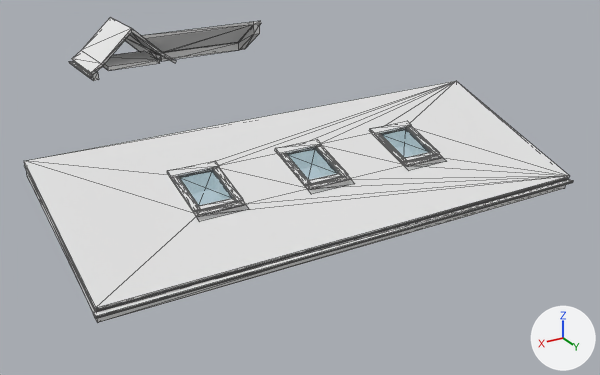
The glTF model WebApps/ValeVision3D/80__Testing__PrototypeEnvironment/TestEnv__GlbFiles/NP03__Storey__GroundFloor__ProposedRoofs__MeshModel__.glb as it was, and as the next commit left it.
Before and after are seen from a camera (50 mm lens) standing at (11.94, 22.76, 8.05) and looking at (3.33, 8.4, 0.87). The lights are fixed; the arrows at lower right show +X, +Y and +Z. The older version comes first. Mesh edges are drawn as thin lines. Vertices at exactly the same position are counted once.

Objects in the first picture: '23__ProposedBuilding__Roofs::Default', '23__ProposedBuilding__Roofs::MAT101__Glass__ClearDefault'.
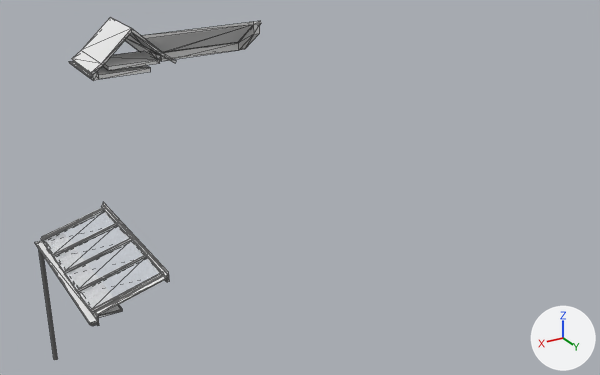
Boxes (x1, y1, x2, y2) around the edits, measured in the pictures (600 x 375 px):
'23__ProposedBuilding__Roofs::Default', reshaped (59% narrower, 12% taller)
    before: (24, 17, 573, 323)
    after: (35, 17, 261, 360)
'23__ProposedBuilding__Roofs::MAT101__Glass__ClearDefault', reshaped (52% narrower, 31% taller)
    before: (179, 129, 430, 206)
    after: (42, 210, 161, 311)
part 1 of me_mesh_0_23__proposedbuilding__roofs__default, added
    after: (97, 65, 151, 79)
part 2 of me_mesh_0_23__proposedbuilding__roofs__default, added
    after: (39, 250, 58, 360)
part 3 of me_mesh_0_23__proposedbuilding__roofs__default, added
    after: (41, 208, 166, 326)
part 4 of me_mesh_0_23__proposedbuilding__roofs__default, added
    after: (98, 305, 123, 318)
part 5 of me_mesh_0_23__proposedbuilding__roofs__default, added
    after: (35, 241, 98, 326)
part 6 of me_mesh_0_23__proposedbuilding__roofs__default, added
    after: (77, 254, 147, 292)
part 7 of me_mesh_0_23__proposedbuilding__roofs__default, added
    after: (64, 237, 132, 273)
part 8 of me_mesh_0_23__proposedbuilding__roofs__default, added
    after: (52, 222, 118, 256)
part 9 of me_mesh_0_23__proposedbuilding__roofs__default, cut back
    before: (24, 81, 573, 323)
    after: (101, 202, 169, 282)
part 10 of me_mesh_1_23__proposedbuilding__roofs__mat101__glass__cleardefault, cut back
    before: (179, 170, 232, 206)
    after: (42, 210, 161, 311)
part 11 of me_mesh_1_23__proposedbuilding__roofs__mat101__glass__cleardefault, deleted
    before: (381, 129, 430, 158)
part 12 of me_mesh_1_23__proposedbuilding__roofs__mat101__glass__cleardefault, deleted
    before: (287, 148, 337, 180)

Diff of the bpy script that builds the scene:
```diff
--- a/WebApps/ValeVision3D/80__Testing__PrototypeEnvironment/TestEnv__GlbFiles/NP03__Storey__GroundFloor__ProposedRoofs__MeshModel__.glb.py
+++ b/WebApps/ValeVision3D/80__Testing__PrototypeEnvironment/TestEnv__GlbFiles/NP03__Storey__GroundFloor__ProposedRoofs__MeshModel__.glb.py
@@ me_mesh_0_23__proposedbuilding__roofs__default @@
-me_mesh_0_23__proposedbuilding__roofs__default.from_pydata(...)  # 467 vertices, 1036 faces; spans x 0.75..9.49, y 0.27..13.62, z 2.06..3.41
+me_mesh_0_23__proposedbuilding__roofs__default.from_pydata(...)  # 409 vertices, 750 faces; spans x 0.75..9.47, y 0.27..13.18, z -0.16..3.3
+# me_mesh_0_23__proposedbuilding__roofs__default part 1: a new loose piece, a box spanning x 4.15..5.58, y 0.8..1.97, z 2.08..2.18, in mat_default (white #e7e7e7)
+# me_mesh_0_23__proposedbuilding__roofs__default part 2: a new loose piece of 64 vertices spanning x 9.38..9.44, y 10.49..10.55, z -0.16..1.97, in mat_default (white #e7e7e7)
+# me_mesh_0_23__proposedbuilding__roofs__default part 3: a new loose piece of 48 vertices spanning x 8.32..9.39, y 10.43..13.15, z 1.92..2.4, in mat_default (white #e7e7e7)
+# me_mesh_0_23__proposedbuilding__roofs__default part 4: a new loose piece of 34 vertices spanning x 8.98..9.33, y 10.45..13.15, z 2.04..2.07, in mat_default (white #e7e7e7)
+# me_mesh_0_23__proposedbuilding__roofs__default part 5: a new loose piece of 26 vertices spanning x 9.35..9.47, y 10.43..13.18, z 1.96..2.02, in mat_default (white #e7e7e7)
+# me_mesh_0_23__proposedbuilding__roofs__default part 6: a new loose piece of 14 vertices spanning x 8.32..9.39, y 12.38..12.43, z 2.06..2.4, in mat_default (white #e7e7e7)
+# me_mesh_0_23__proposedbuilding__roofs__default part 7: a new loose piece of 14 vertices spanning x 8.32..9.39, y 11.76..11.81, z 2.06..2.4, in mat_default (white #e7e7e7)
+# me_mesh_0_23__proposedbuilding__roofs__default part 8: a new loose piece of 14 vertices spanning x 8.32..9.39, y 11.14..11.19, z 2.06..2.4, in mat_default (white #e7e7e7)
+# me_mesh_0_23__proposedbuilding__roofs__default part 9: 2 vertices moved from x 9.49, y 13.5..13.61, z 2.34..2.37 to x 8.3..8.31, y 10.41..13.15, z 2.41..2.45; 294 vertices removed from x 0.84..9.49, y 10.43..13.62, z 2.19..3.41; 14 vertices added at x 8.3..8.34, y 10.41..13.15, z 2.29..2.45
 me_mesh_0_23__proposedbuilding__roofs__default.materials.append(mat_default)
@@ me_mesh_1_23__proposedbuilding__roofs__mat101__glass__cleardefault @@
-me_mesh_1_23__proposedbuilding__roofs__mat101__glass__cleardefault.from_pydata(...)  # 24 vertices, 36 faces; spans x 2.94..7.4, y 11.48..12.22, z 2.83..3.08
+me_mesh_1_23__proposedbuilding__roofs__mat101__glass__cleardefault.from_pydata(...)  # 32 vertices, 48 faces; spans x 8.33..9.38, y 10.57..13.0, z 2.06..2.37
+# me_mesh_1_23__proposedbuilding__roofs__mat101__glass__cleardefault part 10
+# 8 vertices are removed from x 6.81..7.4, y 11.48..12.22, z 2.83..3.08
+# 12 faces are deleted
+# 32 vertices are added at x 8.33..9.38, y 10.57..13.0, z 2.06..2.37
+# 48 new faces join them
+# me_mesh_1_23__proposedbuilding__roofs__mat101__glass__cleardefault part 11
+# 8 vertices are removed from x 2.94..3.54, y 11.48..12.22, z 2.83..3.08
+# 12 faces are deleted
+# me_mesh_1_23__proposedbuilding__roofs__mat101__glass__cleardefault part 12
+# 8 vertices are removed from x 4.88..5.47, y 11.48..12.22, z 2.83..3.08
+# 12 faces are deleted
 me_mesh_1_23__proposedbuilding__roofs__mat101__glass__cleardefault.materials.append(mat_mat101__glass__cleardefault)
```
